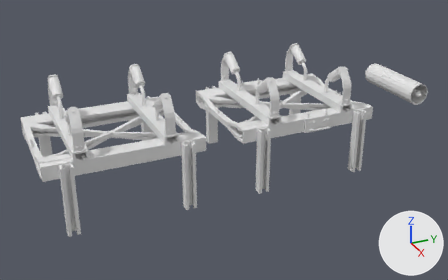
The Blender file assets/Placeholders/models/conveyerbelt.blend, before and after one commit.
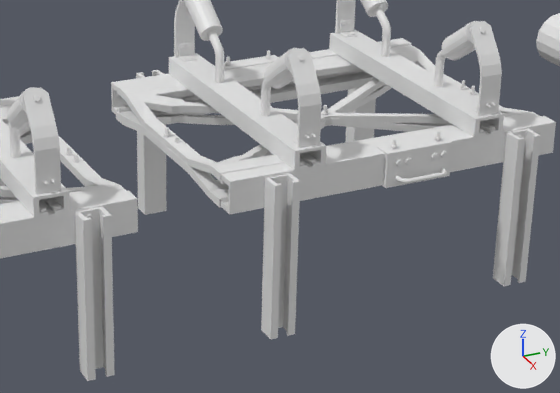
Each version appears first whole from a camera (50 mm lens) standing at (160.1, -47.8, 83.9) and looking at (17.6, 16.3, 12.6), and next in a close-up on the part from 34% to 84% of the width and 21% to 77% of the height. The lights are fixed; the arrows at lower right show +X, +Y and +Z.

The scene before the commit, as lines of its bpy script (objects in view):
```python
me_cube_016 = bpy.data.meshes.new('Cube.016')
me_cube_016.from_pydata(...)  # 24 vertices, 22 faces; spans x -1.0..1.0, y -1.0..1.0, z -0.99..0.96
me_cylinder_016 = bpy.data.meshes.new('Cylinder.016')
me_cylinder_016.from_pydata(...)  # 24 vertices, 22 faces; spans x -39.9..1.8, y -3.7..3.1, z -3.2..14.7
me_generator_v8_004 = bpy.data.meshes.new('generator_v8.004')
me_generator_v8_004.from_pydata(...)  # 120 vertices, 169 faces; spans x -0.55..0.54, y -0.65..0.63, z -0.87..0.87
ob_cube_015 = bpy.data.objects.new('Cube.015', me_cube_016)
ob_cube_015.location = (31.53, 34.91, 19.9)
ob_cube_015.rotation_euler = (-1.571, 1.571, 0.0)  # degrees (-90, 90, 0)
ob_cube_015.scale = (1.8, 1.05, 20.2)
ob_cylinder_015 = bpy.data.objects.new('Cylinder.015', me_cylinder_016)
ob_cylinder_015.location = (32.95, 20.01, 20.63)
ob_cylinder_015.rotation_euler = (3.142, -1.571, 0.0)  # degrees (180, -90, 0)
ob_cylinder_015.scale = (0.417, 0.417, 0.123)
ob_square_cross_003 = bpy.data.objects.new('square cross.003', me_generator_v8_004)
ob_square_cross_003.location = (16.49, 34.5, 18.58)
ob_square_cross_003.rotation_euler = (-1.571, 4.085, 0.0)  # degrees (-90, 234, 0)
ob_square_cross_003.scale = (15.8, 18.3, 22.8)
# also in view: 'square cross.001' at (16.8, 34.4, 20.5); 'Cylinder.002' at (33.1, -0.2, 12.8); 'Cube.008' at (27.0, -4.0, 28.4); 'Cube.007' at (31.5, -14.8, 19.9); 'Cylinder.080' at (16.7, 74.3, 20.6)
```
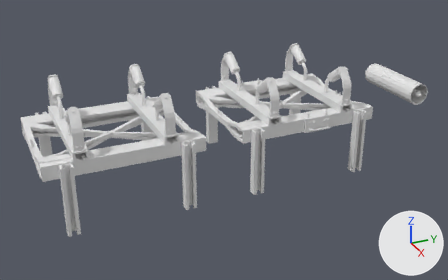
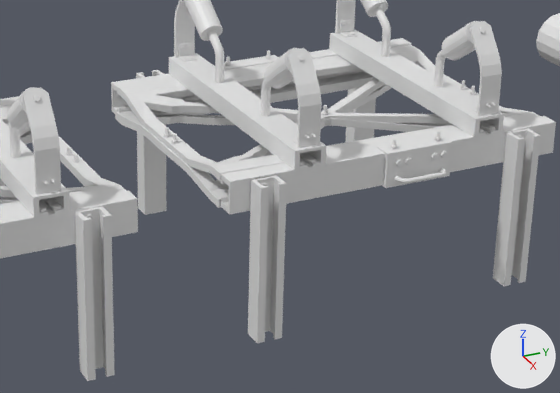
Boxes [x1, y1, x2, y2] around the edits, measured in the close-ups (560 x 393 px):
'Cylinder.015', moved, rescaled
    before: [261, 174, 300, 340]
    after: [248, 175, 287, 343]
'square cross.003', moved
    before: [116, 71, 502, 208]
    after: [115, 71, 502, 208]

The change, as a list of edits to the scene's bpy script:
```text
Change ob_cylinder_015:
    ob_cylinder_015.location: (32.95, 20.01, 20.63) -> (33.12, 18.37, 20.76)
    ob_cylinder_015.scale: (0.417, 0.417, 0.123) -> (0.42, 0.42, 0.124)
Change ob_square_cross_003:
    ob_square_cross_003.location: (16.49, 34.5, 18.58) -> (16.49, 34.41, 18.58)
```
